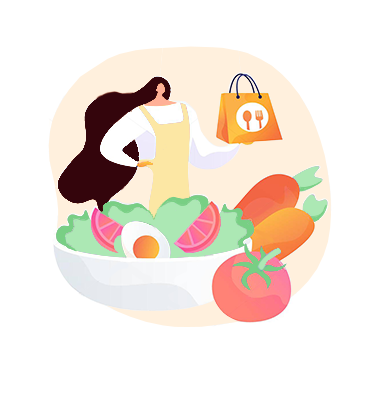
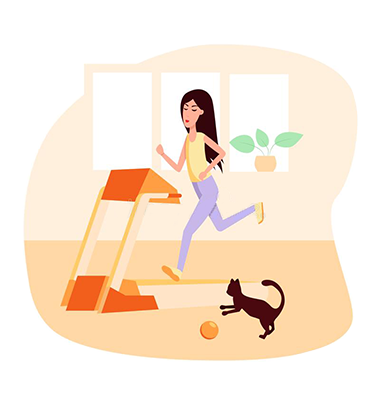
Revision of a layered w=380, h=400 image; what changed, layer by layer:
removed group "Group 1" (5 layers) over [48, 46, 331, 327]
renamed "Layer 6" to "Group 1", hid it, moved it out of group "Group 1", painted on it over [45, 46, 333, 330]
removed layer "Layer 2" from group "Group 1" over [48, 46, 331, 327]
removed layer "Layer 5" from group "Group 1" over [56, 166, 328, 290]
removed layer "Layer 7" from group "Group 1" over [137, 103, 191, 220]
removed layer "meal-prep-service-abstract-concept-vector-illustration-2C67TD8" over [44, 49, 342, 331]
showed "slim-woman-running-treadmill-near-to-her-cat-play-ball-color-vector-flat-cartoo…", painted on it, masked it over [23, 44, 358, 362]
hid "Layer 3" over [23, 44, 358, 362]
